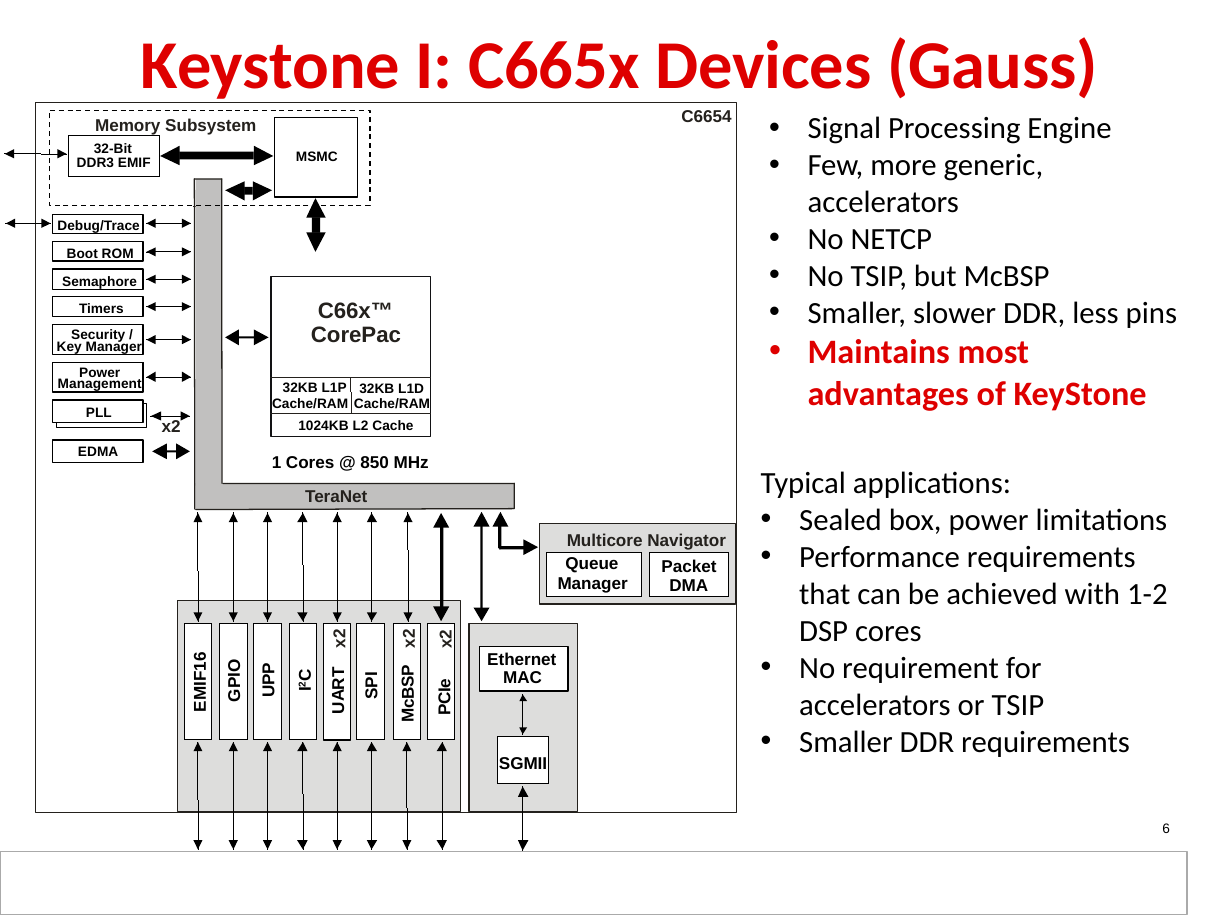
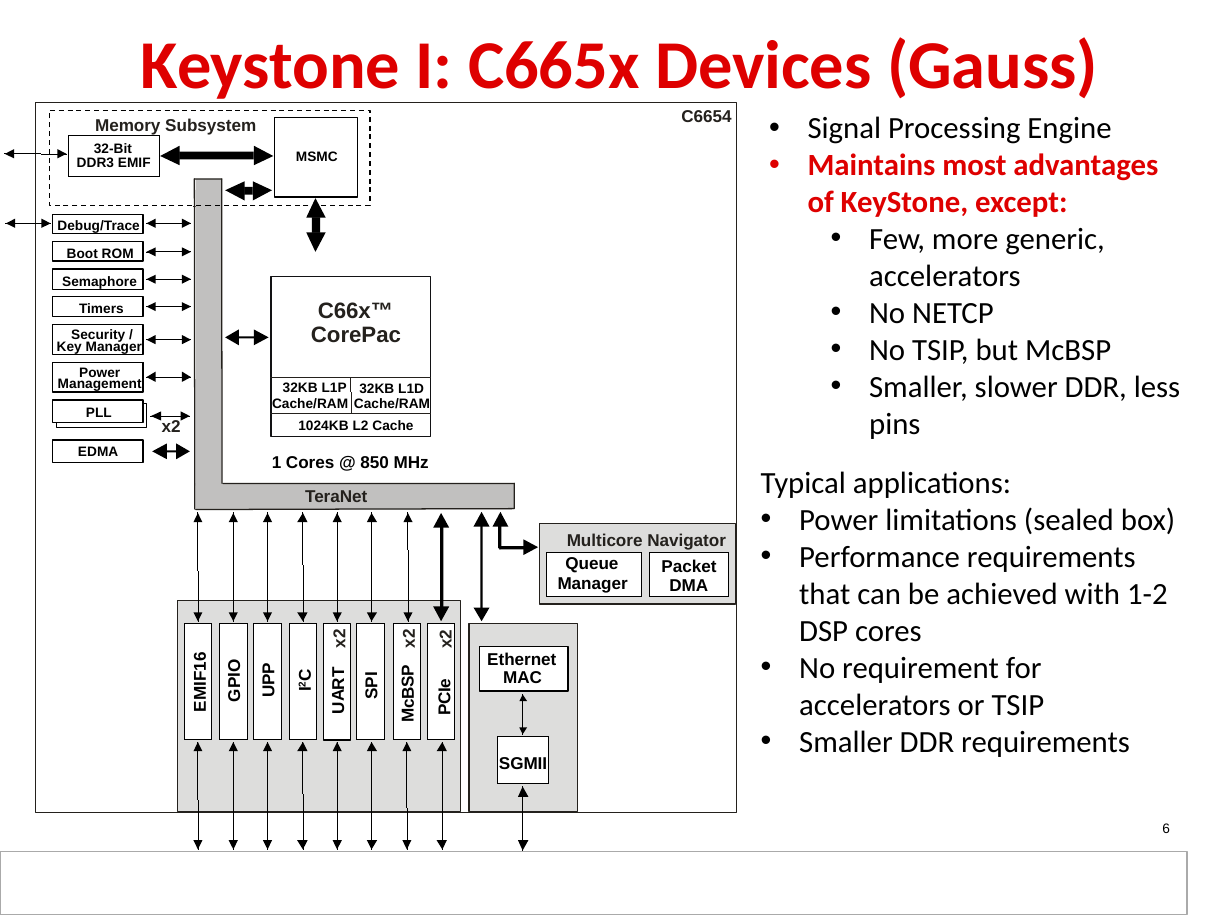
Before and after one commit to hari1989/keystone-workshop, a slide deck: slide 6 of slides/KeyStone_Edison.pptx. Drawn at 1232x924 pixels with LibreOffice and Linux fonts; fonts in the diff are those of the drawing; background and template pictures are left out. Boxes give left, top, right and bottom in pixels: in the first picture for what was removed or moved away, otherwise in the second. Text is boxed around its words. In the diff, an @@ line names an element or a change of style, - is before the commit and + after.

```diff
--- a/slides/KeyStone_Edison.pptx
+++ b/slides/KeyStone_Edison.pptx
@@ text at bbox=[808, 116, 1180, 439]: paragraph removed @@
-• Maintains most advantages of KeyStone
@@ text at bbox=[808, 153, 1158, 217]: paragraph added @@
+• Maintains most advantages of KeyStone, except:
@@ text at bbox=[869, 228, 1180, 439]: list level 1 to 2 in "Few, more generic, accelerators"; list level 1 to 2 in "No NETCP"; list level 1 to 2 in "No TSIP, but McBSP"; list level 1 to 2 in "Smaller, slower DDR, less pins" @@
@@ text at bbox=[799, 507, 1175, 534]: text changed @@
-• Sealed box, power limitations
+• Power limitations (sealed box)
```
Also in this commit, not shown: 12 other slides changed.
